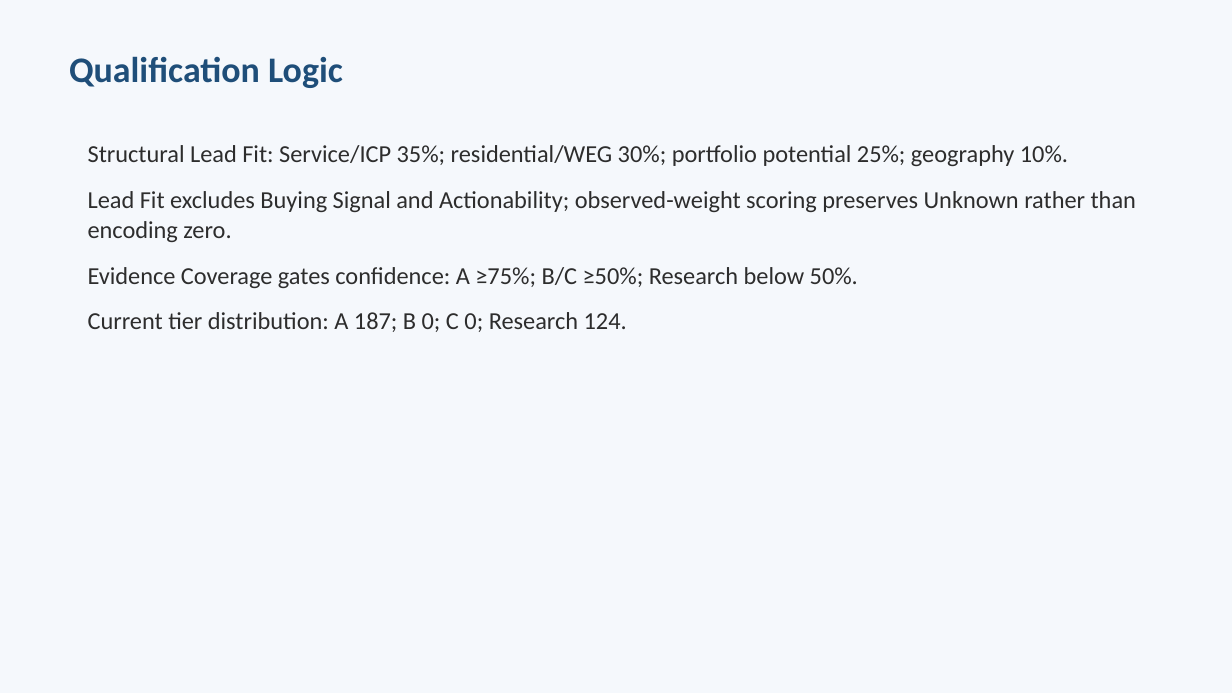
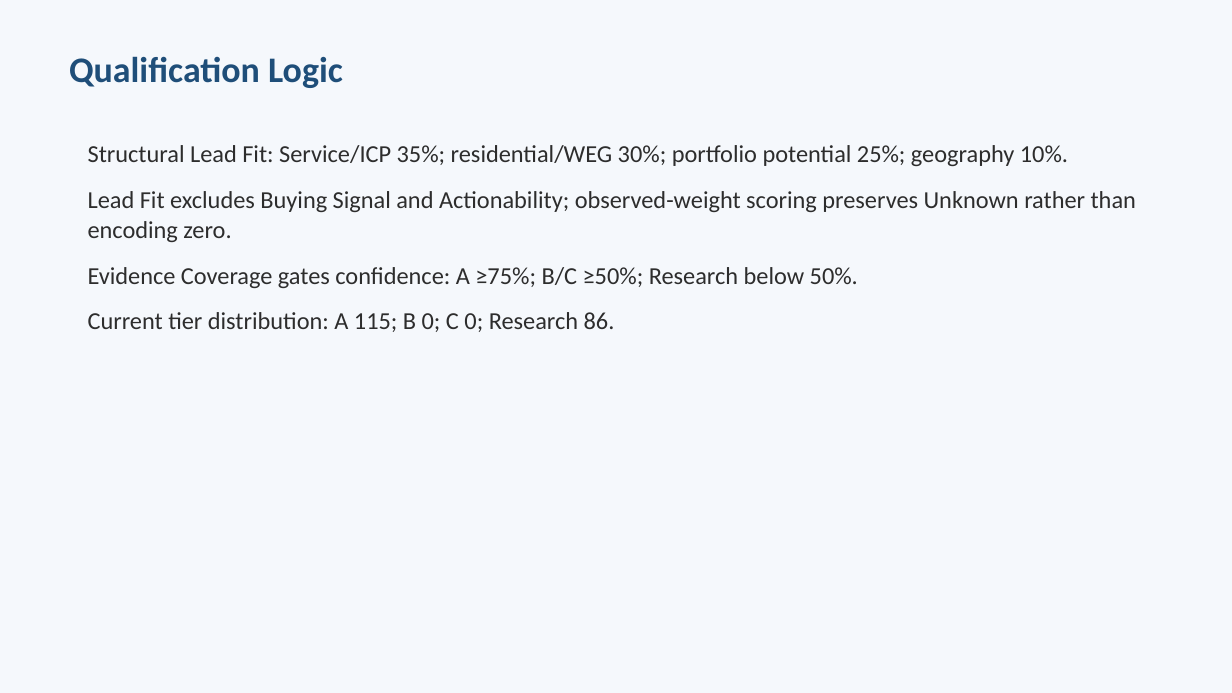
Before and after one commit to longdang193/lead-generation, a slide deck: slide 3 of output/berlin-hausverwaltung-methodology_2026-11-09.pptx. Drawn at 1232x693 pixels with LibreOffice and Linux fonts; fonts in the diff are those of the drawing. Boxes give left, top, right and bottom in pixels: in the first picture for what was removed or moved away, otherwise in the second. Text is boxed around its words. In the diff, an @@ line names an element or a change of style, - is before the commit and + after.

```diff
--- a/output/berlin-hausverwaltung-methodology_2026-11-09.pptx
+++ b/output/berlin-hausverwaltung-methodology_2026-11-09.pptx
@@ text at [88,312,615,332]: text changed @@
-Current tier distribution: A 187; B 0; C 0; Research 124.
+Current tier distribution: A 115; B 0; C 0; Research 86.
```
Also in this commit, not shown: 3 other slides changed, 30 other files.
